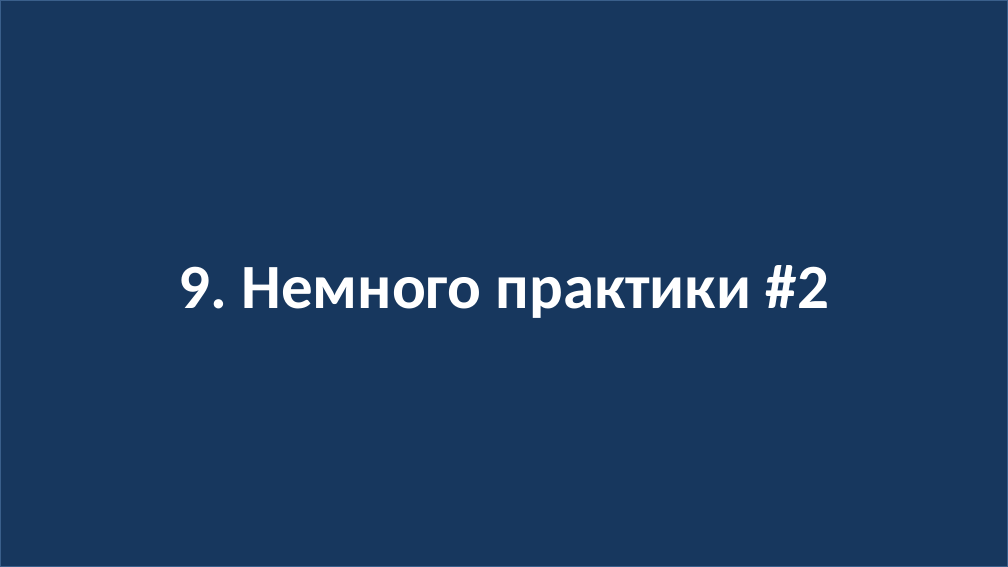
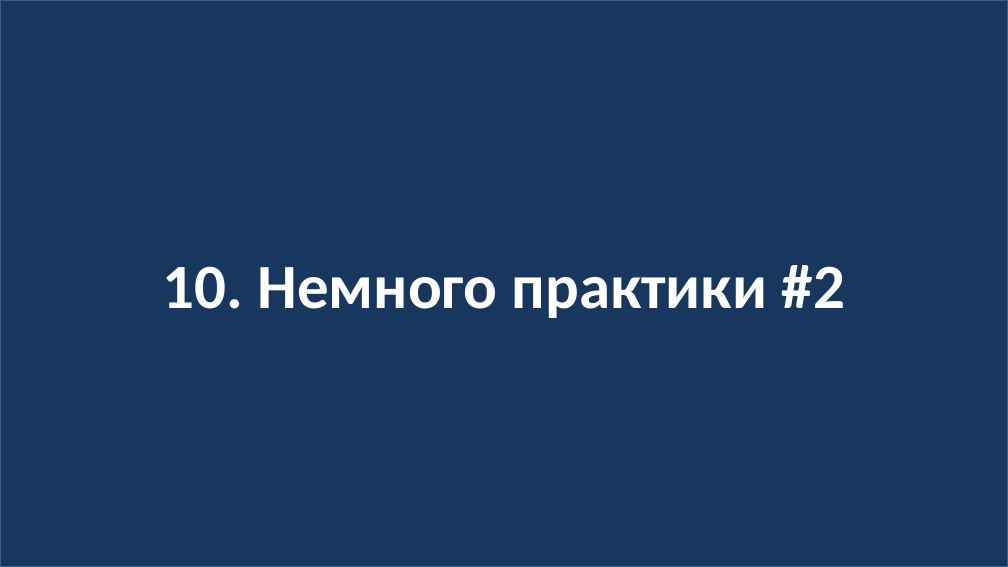
Before and after one commit to web33-ortdnipro/lesson17, a slide deck: slide 24 of lesson17.pptx (slide 22 before the commit). Drawn at 1008x567 pixels with LibreOffice and Linux fonts; fonts in the diff are those of the drawing. Boxes give left, top, right and bottom in pixels: in the first picture for what was removed or moved away, otherwise in the second. Text is boxed around its words. In the diff, an @@ line names an element or a change of style, - is before the commit and + after.

```diff
--- a/lesson17.pptx
+++ b/lesson17.pptx
@@ text in rectangle at box(163, 265, 845, 318): text changed @@
-9. Немного практики #2
+10. Немного практики #2
```
Also in this commit, not shown: 1 other slide changed, 2 slides added, 2 other files.
